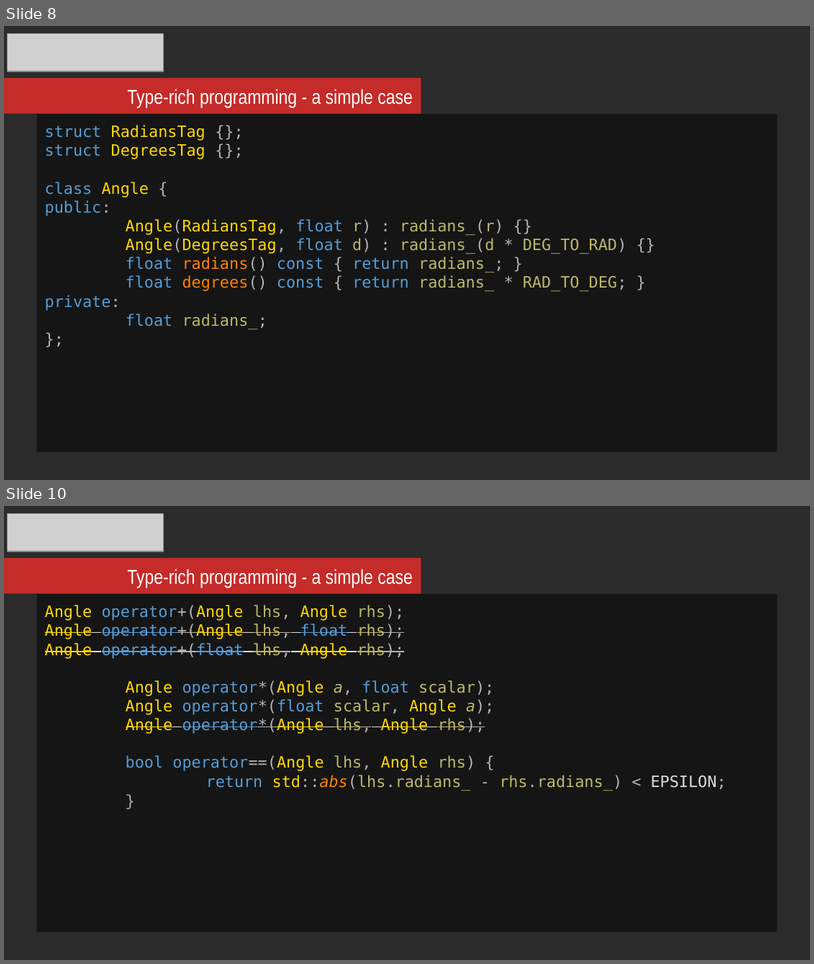
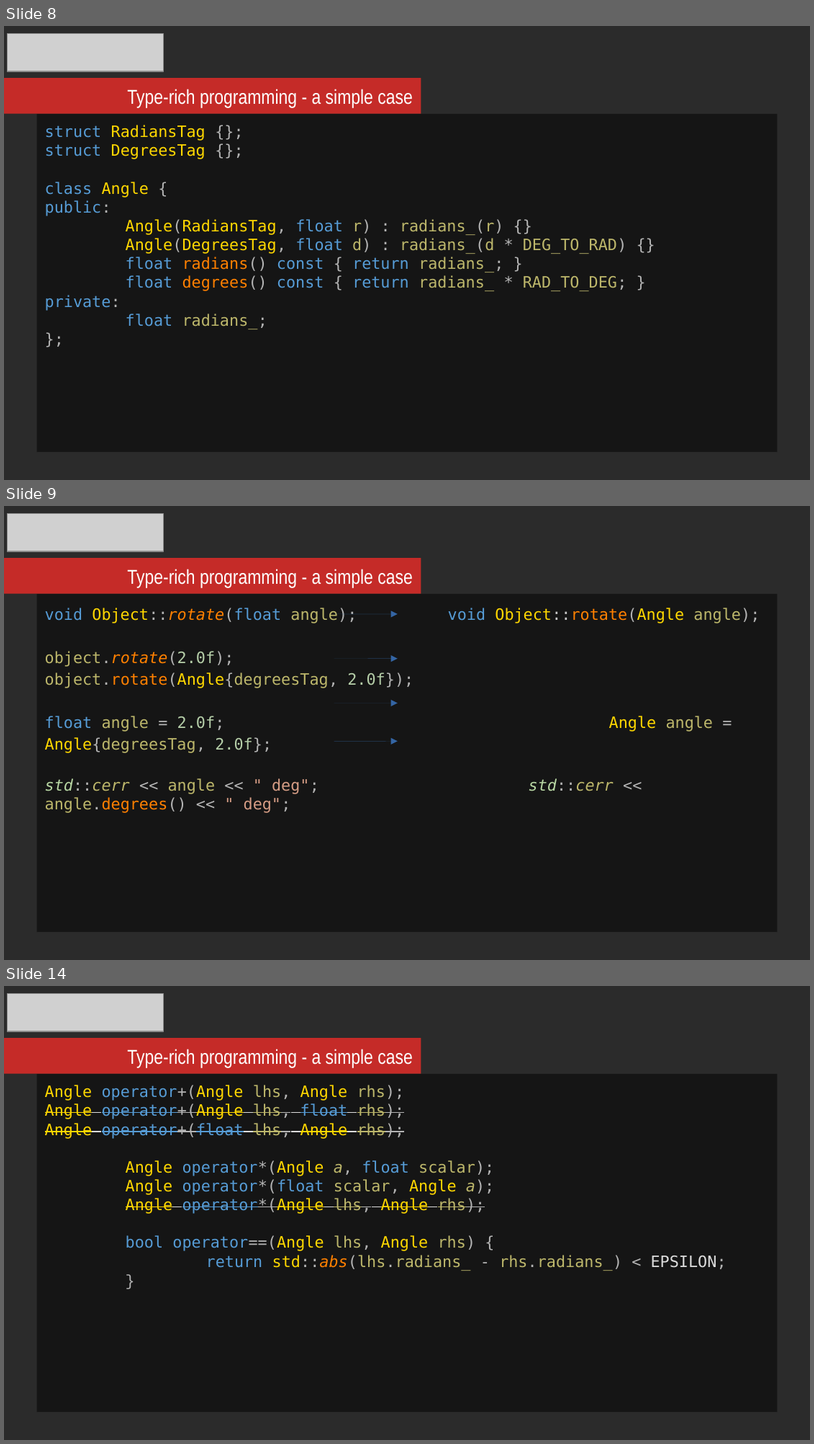
Before and after one commit to mikosz/type-safety, a slide deck: ask-not-what-you-can-do-for-the-compiler.odp. Shown one above the other, each under a label of ours: slides 8 and 10 before the commit, slides 8, 9 and 14 after it; the slides between them are not shown. The pictures are 814x964 and 814x1444 pixels, drawn with LibreOffice and Linux fonts; fonts in the diff are those of the drawing; grey boxes stand for pictures; background and template pictures are left out; a plain dark background stands for a picture behind light text. Boxes give left, top, right and bottom in pixels: in the first picture for what was removed or moved away, otherwise in the second. Text is boxed around its words. In the diff, an @@ line names an element or a change of style, - is before the commit and + after.

```diff
--- a/ask-not-what-you-can-do-for-the-compiler.odp
+++ b/ask-not-what-you-can-do-for-the-compiler.odp
@@ slide 9 added at box(4, 506, 810, 960), background picture (left out) @@
@@ picture added at box(7, 513, 164, 551) @@
@@ rectangle added at box(4, 558, 421, 593), fill #C52B28 @@
@@ text added at box(127, 569, 412, 588), 18 pt, text #FFFFFF @@
+Type-rich programming - a simple case
@@ rectangle added at box(37, 594, 777, 932), fill #000000 at 51% opacity, 14 pt, text #BDB76B @@
+void Object::rotate(float angle); void Object::rotate(Angle angle);
+object.rotate(2.0f); object.rotate(Angle{degreesTag, 2.0f});
+float angle = 2.0f; Angle angle = Angle{degreesTag, 2.0f};
+std::cerr << angle << " deg"; std::cerr << angle.degrees() << " deg";
@@ arrow added from (334, 614) to (398, 614), #3465A4 0 pt @@
@@ arrow added from (334, 659) to (398, 659), #3465A4 0 pt @@
@@ arrow added from (334, 703) to (398, 703), #3465A4 0 pt @@
@@ arrow added from (334, 741) to (398, 741), #3465A4 0 pt @@
@@ what was slide 10 is now slide 14 @@
```
Also in this commit, not shown: 2 slides changed, 5 other slides added.
